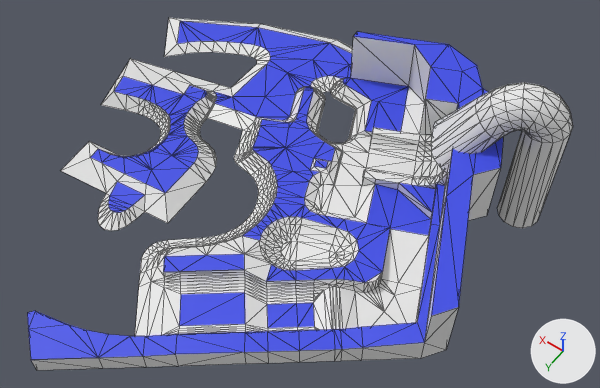
One commit to the FBX model Assets/Models/Environment/LevelMesh/scuzz-level-main1.fbx: the scene before it, then after it.
Both versions are drawn from a camera (50 mm lens) standing at (-79.7, 137.6, 164.5) and looking at (-9.1, 38.7, 9.2). Every picture has the same lights, and +X, +Y and +Z are marked at lower right. Mesh edges are drawn as thin lines. Where no turn or scale is listed for an object, it has been applied to the vertices. Vertices at the same position are counted once.

Objects in the first picture: 'main'.
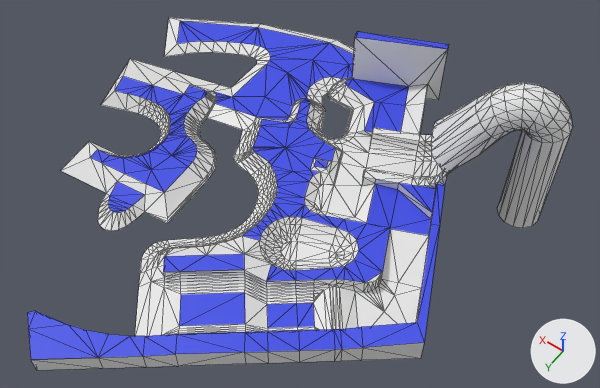
Location of each change, [x1, y1, x2, y2] in pixels of the pictures (600 x 388 px; the box of a moved part takes in the faces that stretch with it):
part 1 of me_cube_003, moved or reshaped
    both: [89, 76, 216, 223]
part 2 of me_cube_003, moved or reshaped
    before: [266, 32, 503, 358]
    after: [266, 32, 449, 161]

The edits, one by one:
me_cube_003 is used by ob_main; location (46.6, 56.5, 0.0).
me_cube_003 had 1322 vertices, 2455 faces and spanned x -102.7..19.6, y -76.6..48.5, z -8.2..34.6.
me_cube_003 now has 1318 vertices, 2439 faces and spans x -102.6..19.6, y -76.6..48.5, z -8.2..34.6.
Part 1, on me_cube_003:
13 vertices are removed from x -26.0..-10.2, y -18.8..-2.4, z 0.6..3.4.
52 faces are deleted.
8 vertices in x -5.7..8.6, y -23.8..-20.8, z 2.5..3.4 move by (0.0, -0.4, 0.0).
7 vertices in x -12.8..-8.8, y -8.9..-5.1, z 1.6..3.4 move by (0.0, 0.2, 0.0).
6 vertices in x -7.5..-0.6, y -23.5..-22.5, z 1.5..3.4 move by (0.0, -0.3, 0.0).
5 vertices in x -9.2..-2.3, y -22.6..-21.9, z 0.5..2.5 move by (0.0, -0.1, 0.0).
3 vertices in x -7.1..0.9, y -23.0..-22.1, z 1.4..1.6 move by (0.0, -0.2, 0.0).
6 vertices move from x -21.4..-2.1, y -23.6..-3.4, z 2.1..3.4 to x -21.3..-2.1, y -24.1..-3.1, z 2.1..3.4.
21 vertices are added at x -30.2..-10.2, y -18.8..2.1, z 0.2..3.4.
9 new faces join them, mat_tops (blue #3d4ce7).
59 new faces join them, mat_check (its picture is missing).
Part 2, on me_cube_003:
78 vertices are removed from x -102.7..-32.8, y -71.7..-2.0, z 0.0..18.4.
249 faces are deleted.
9 vertices in x -35.5..-30.5, y -53.8..-50.4, z 1.4..3.5 move by (-2.0, 4.2, 0.0).
3 vertices in x -31.2..-30.7, y -53.9..-52.2, z 1.4..1.6 move by (-2.0, 4.3, 0.0).
3 vertices in x -37.7..-37.6, y -60.7..-60.3, z 1.3..1.5 move by (-0.3, 0.0, 0.0).
56 vertices move from x -72.3..-30.9, y -71.7..-39.0, z 0.0..18.4 to x -63.4..-32.7, y -72.5..-38.9, z 0.0..18.4.
66 vertices are added at x -74.9..-32.7, y -72.5..-40.5, z -0.4..18.4.
193 new faces join them, mat_check (its picture is missing).
24 new faces join them, mat_tops (blue #3d4ce7).
